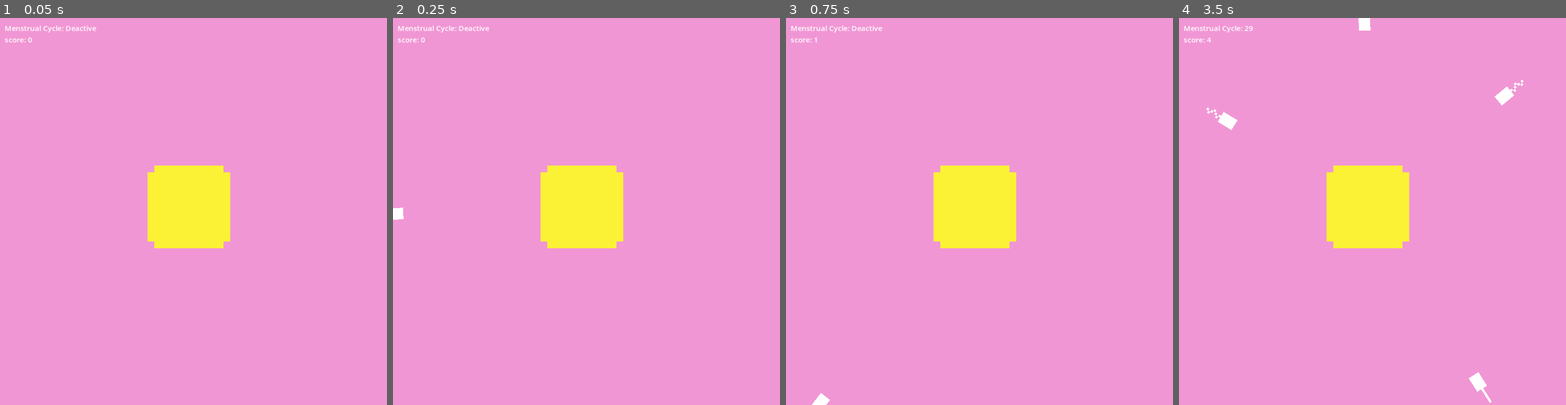
Above: before the commit, frames 1-4 (left to right).
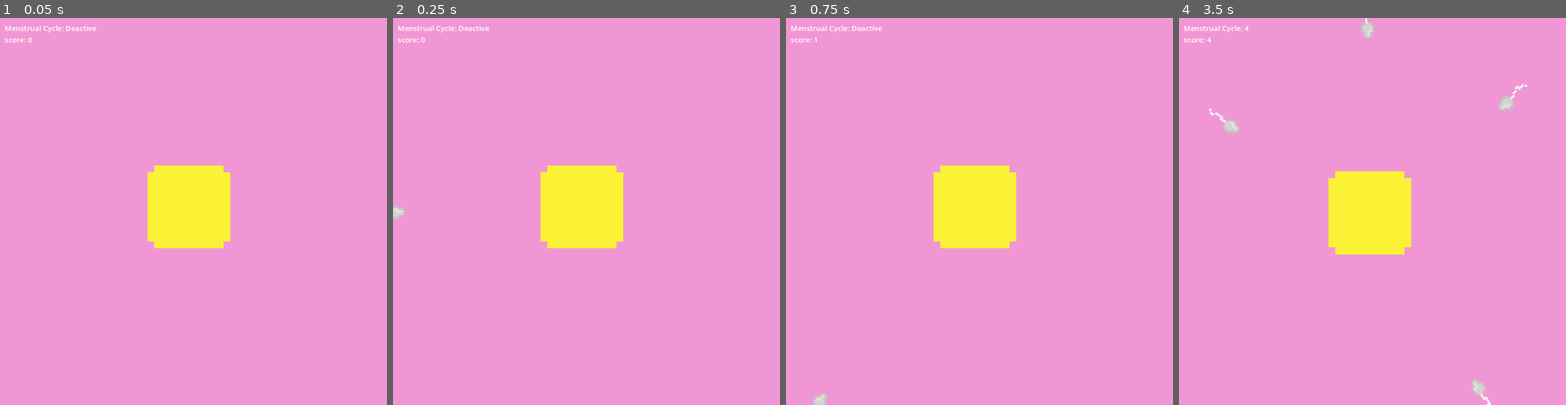
Above: after the commit, the same moments.

Repository: UmtiPako/godot-protect-the-egg-game
Game: Godot game, scene res://Game/game.tscn
The game is run twice, just before and just after one commit, with the same random seed, the same clock (stepped at 60 frames per second) and the same inputs. The project has no main scene, so this scene is started directly.
Inputs (mouse positions are in pixels of both pictures, inside the frame that each line leads up to):
- Up to frame 1 (0.05 s): no input
- Up to frame 2 (0.25 s): no input
- Up to frame 3 (0.75 s): move the mouse to (797, 211) at 0.52 s
- Up to frame 4 (3.5 s): move the mouse to (1229, 381) at 1.27 s; move the mouse to (1209, 254) at 2.02 s; move the mouse to (1225, 122) at 2.77 s

Frame 1 is identical in both runs. In frame 2, less than 0.1% of the frame differs, in the area x 0-4%, y 48-53%; in frame 3, 0.1%; in frame 4, 1.7%, in the area x 7-90%, y 0-100%.
Error before the commit: Invalid assignment of property or key 'stream' with value of type 'null instance' on a base object of type 'null instance'. (res://Game/game.gd:25)

Commit message:
5-New sperm animation and screen shake on egg cntact

Diff:
--- a/Egg/egg.gd
+++ b/Egg/egg.gd
@@ -4,9 +4,9 @@
 
 func _on_body_entered(body):
 	if body.is_in_group("Sperm"):
-		if GameManager.health == 1:
+		if GameManager.getHealth() == 1:
 			body.queue_free()
-			GameManager.health -= 1
+			GameManager.healthDown(1)
 			GameManager.menstruation_start.emit()
 		else:
 			GameManager.death_by_sperm.emit()
--- a/Game/game.tscn
+++ b/Game/game.tscn
@@ -1,18 +1,22 @@
-[gd_scene load_steps=6 format=3 uid="uid://cs0s3jnefyqhr"]
+[gd_scene load_steps=7 format=3 uid="uid://cs0s3jnefyqhr"]
 
 [ext_resource type="Script" path="res://Game/game.gd" id="1_o2um4"]
 [ext_resource type="PackedScene" uid="uid://bbi37d8idbq2l" path="res://Sperm/sperm.tscn" id="1_odafg"]
 [ext_resource type="PackedScene" uid="uid://bfin8g0qtlosd" path="res://Egg/egg.tscn" id="2_h74cu"]
 [ext_resource type="Texture2D" uid="uid://s7q1eohbso5" path="res://Assets/background.png" id="3_opbjn"]
 [ext_resource type="PackedScene" uid="uid://cp6n3uqum3d6u" path="res://HUD/hud.tscn" id="4_2aqvc"]
+[ext_resource type="Script" path="res://Game/shake.gd" id="6_7f4mk"]
 
 [node name="Game" type="Node2D"]
 script = ExtResource("1_o2um4")
 sperm_scene = ExtResource("1_odafg")
 
 [node name="TextureRect" type="TextureRect" parent="."]
-offset_right = 840.0
-offset_bottom = 840.0
+offset_left = -4568.0
+offset_top = -3772.0
+offset_right = -3728.0
+offset_bottom = -2932.0
+scale = Vector2(14.2, 18.0702)
 texture = ExtResource("3_opbjn")
 
 [node name="SpermHolder" type="Node" parent="."]
@@ -40,4 +44,12 @@
 
 [node name="HUD" parent="." instance=ExtResource("4_2aqvc")]
 
+[node name="BgMusic" type="AudioStreamPlayer" parent="."]
+autoplay = true
+
+[node name="Camera2D" type="Camera2D" parent="."]
+position = Vector2(420, 420)
+script = ExtResource("6_7f4mk")
+
 [connection signal="timeout" from="Spawn Timer" to="." method="_on_spawn_timer_timeout"]
+[connection signal="finished" from="BgMusic" to="." method="_on_bg_music_finished"]
--- /dev/null
+++ b/Game/shake.gd
@@ -0,0 +1,28 @@
+extends Camera2D
+
+@export var randomStrength: float = 20.0
+@export var shakeFade: float = 5.0
+
+var rng = RandomNumberGenerator.new()
+var shakeStrength: float = 0.0
+
+var defaultPosition: Vector2
+# Called when the node enters the scene tree for the first time.
+func _ready():
+	GameManager.menstruation_start.connect(shake)
+
+func applyShake():
+	shakeStrength = randomStrength
+
+func randomOffset():
+	return Vector2(rng.randf_range(-shakeStrength,shakeStrength),rng.randf_range(-shakeStrength,shakeStrength))
+
+func shake():
+	applyShake()
+
+# Called every frame. 'delta' is the elapsed time since the previous frame.
+func _physics_process(delta):
+	offset = Vector2(0,0)
+	if shakeStrength > 0:
+		shakeStrength = lerpf(shakeStrength,0,shakeFade * get_physics_process_delta_time())
+		offset = randomOffset()
--- a/HUD/hud.tscn
+++ b/HUD/hud.tscn
@@ -20,5 +20,7 @@
 text = "score: 0"
 
 [node name="Timer" type="Timer" parent="."]
-wait_time = 30.0
+wait_time = 5.0
 one_shot = true
+
+[connection signal="timeout" from="Timer" to="." method="_on_timer_timeout"]
--- a/Sperm/sperm.tscn
+++ b/Sperm/sperm.tscn
@@ -1,20 +1,40 @@
-[gd_scene load_steps=12 format=3 uid="uid://bbi37d8idbq2l"]
+[gd_scene load_steps=17 format=3 uid="uid://bbi37d8idbq2l"]
 
 [ext_resource type="Script" path="res://Sperm/sperm.gd" id="1_e02j2"]
-[ext_resource type="Texture2D" uid="uid://bkqfdp0h41ojt" path="res://Assets/new_sperms.png" id="2_onj0i"]
+[ext_resource type="Texture2D" uid="uid://cqmsuwv3tow6a" path="res://Assets/Sperms/sperms.png" id="2_ouy0w"]
 [ext_resource type="Texture2D" uid="uid://d0wirnr1d51dt" path="res://Assets/sperm_vanish.png" id="3_rnyqa"]
 
-[sub_resource type="AtlasTexture" id="AtlasTexture_rm1qi"]
-atlas = ExtResource("2_onj0i")
+[sub_resource type="AtlasTexture" id="AtlasTexture_i7unr"]
+atlas = ExtResource("2_ouy0w")
 region = Rect2(0, 0, 16, 16)
 
-[sub_resource type="AtlasTexture" id="AtlasTexture_rf2ue"]
-atlas = ExtResource("2_onj0i")
-region = Rect2(16, 0, 16, 16)
+[sub_resource type="AtlasTexture" id="AtlasTexture_hdwop"]
+atlas = ExtResource("2_ouy0w")
+region = Rect2(0, 16, 16, 16)
 
-[sub_resource type="AtlasTexture" id="AtlasTexture_dkibd"]
-atlas = ExtResource("2_onj0i")
-region = Rect2(32, 0, 16, 16)
+[sub_resource type="AtlasTexture" id="AtlasTexture_jrp0p"]
+atlas = ExtResource("2_ouy0w")
+region = Rect2(0, 32, 16, 16)
+
+[sub_resource type="AtlasTexture" id="AtlasTexture_yvvym"]
+atlas = ExtResource("2_ouy0w")
+region = Rect2(0, 48, 16, 16)
+
+[sub_resource type="AtlasTexture" id="AtlasTexture_nmbe8"]
+atlas = ExtResource("2_ouy0w")
+region = Rect2(0, 64, 16, 16)
+
+[sub_resource type="AtlasTexture" id="AtlasTexture_avqqu"]
+atlas = ExtResource("2_ouy0w")
+region = Rect2(0, 80, 16, 16)
+
+[sub_resource type="AtlasTexture" id="AtlasTexture_q70y3"]
+atlas = ExtResource("2_ouy0w")
+region = Rect2(0, 96, 16, 16)
+
+[sub_resource type="AtlasTexture" id="AtlasTexture_4rjlo"]
+atlas = ExtResource("2_ouy0w")
+region = Rect2(0, 112, 16, 16)
 
 [sub_resource type="AtlasTexture" id="AtlasTexture_uwlq4"]
 atlas = ExtResource("3_rnyqa")
@@ -32,13 +52,28 @@
 animations = [{
 "frames": [{
 "duration": 1.0,
-"texture": SubResource("AtlasTexture_rm1qi")
+"texture": SubResource("AtlasTexture_i7unr")
 }, {
 "duration": 1.0,
-"texture": SubResource("AtlasTexture_rf2ue")
+"texture": SubResource("AtlasTexture_hdwop")
 }, {
 "duration": 1.0,
-"texture": SubResource("AtlasTexture_dkibd")
+"texture": SubResource("AtlasTexture_jrp0p")
+}, {
+"duration": 1.0,
+"texture": SubResource("AtlasTexture_yvvym")
+}, {
+"duration": 1.0,
+"texture": SubResource("AtlasTexture_nmbe8")
+}, {
+"duration": 1.0,
+"texture": SubResource("AtlasTexture_avqqu")
+}, {
+"duration": 1.0,
+"texture": SubResource("AtlasTexture_q70y3")
+}, {
+"duration": 1.0,
+"texture": SubResource("AtlasTexture_4rjlo")
 }],
 "loop": true,
 "name": &"default",
@@ -70,10 +105,8 @@
 [node name="AnimatedSprite2D" type="AnimatedSprite2D" parent="."]
 texture_filter = 1
 sprite_frames = SubResource("SpriteFrames_njkqv")
-animation = &"vanish"
 autoplay = "default"
-frame = 2
-frame_progress = 1.0
+frame_progress = 0.816449
 
 [node name="CollisionShape2D" type="CollisionShape2D" parent="."]
 position = Vector2(3.8147e-07, -0.5)
Binary file added: Assets/Sperms/sperms.png
Not shown, added: Assets/Sperms/sperms.png.import
Binary file removed: Assets/new_sperms.png
Not shown, removed: Assets/new_sperms.png.import
Binary file removed: Assets/sperm.png
Not shown, removed: Assets/sperm.png.import
Not shown, added: Music/ah_sana.mp3.import
Not shown, added: Music/alco.mp3.import
Not shown, added: Music/all_my_fellas.mp3.import
Not shown, added: Music/devil.mp3.import
Not shown, added: Music/fas.mp3.import
Not shown, added: Music/moskau.mp3.import
(and 4 more such lines)
